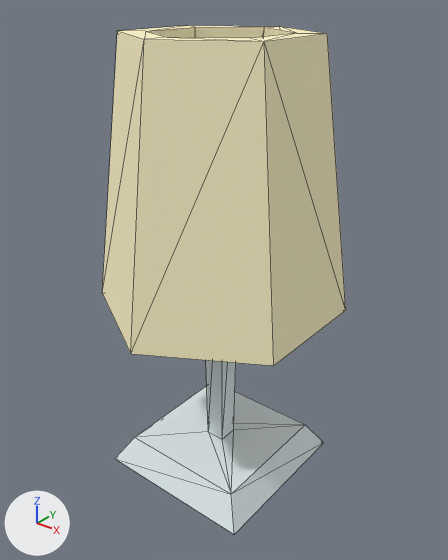
One commit to the glTF model assets/props/furniture/lampRoundTable.glb: the scene before it, then after it.
Both versions are drawn from a camera (50 mm lens) standing at (0.307, -0.244, 0.342) and looking at (0.063, 0.06, 0.154). The axes (+X, +Y, +Z) are drawn at lower left. The lights are the same throughout. The first picture is the older version. Mesh edges are drawn as thin lines. Vertices at exactly the same position are counted once.

Names of what the first picture shows: 'lampRoundTable(Clone)'.
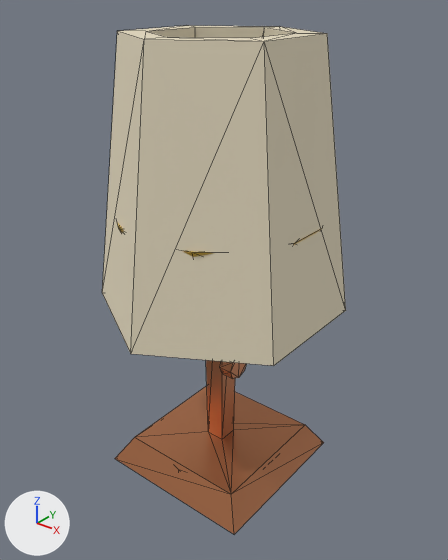
Where the change shows, as pixel boxes (x1, y1, x2, y2) in the pictures (448 x 560 px):
part 1 of me_mesh_lamproundtable, added
    after: (220, 361, 246, 379)
part 2 of me_mesh_lamproundtable, added (mostly hidden)
    after: (117, 222, 322, 257)
part 3 of me_mesh_lamproundtable, recoloured (white to orange)
    both: (115, 360, 324, 534)
part 4 of me_mesh_lamproundtable, recoloured
    both: (102, 25, 346, 366)

Patch to the scene script:
```diff
--- a/assets/props/furniture/lampRoundTable.glb.py
+++ b/assets/props/furniture/lampRoundTable.glb.py
@@ mat_copper_007 @@
+mat_copper_007 = principled_material('copper.007')
+mat_copper_007.base_color = (0.55, 0.22, 0.1)  # orange #c48159
+mat_copper_007.metallic = 0.7
+mat_copper_007.roughness = 0.35
@@ mat_cream_007 @@
+mat_cream_007 = principled_material('cream.007')
+mat_cream_007.base_color = (0.78, 0.7, 0.52)  # beige #e5dabf
+mat_cream_007.roughness = 0.8
@@ mat_mustard_007 @@
+mat_mustard_007 = principled_material('mustard.007')
+mat_mustard_007.base_color = (0.62, 0.38, 0.04)  # yellow #cea638
+mat_mustard_007.roughness = 0.6
@@ mat_oakdark_007 @@
+mat_oakdark_007 = principled_material('oakDark.007')
+mat_oakdark_007.base_color = (0.27, 0.14, 0.055)  # brown #8e6942
+mat_oakdark_007.roughness = 0.6
@@ me_mesh_lamproundtable @@
 # used by ob_lamproundtable_clone; location = (0.0, 0.0, 0.0)
-me_mesh_lamproundtable.from_pydata(...)  # 40 vertices, 76 faces; spans x -0.016..0.136, y -0.028..0.148, z 0.0..0.314
+me_mesh_lamproundtable.from_pydata(...)  # 112 vertices, 208 faces; spans x -0.016..0.136, y -0.028..0.148, z 0.0..0.314
+# me_mesh_lamproundtable part 1: a new loose piece, an 8-sided cylinder along x spanning x 0.067..0.077, y 0.05..0.07, z 0.078..0.098, in mat_copper_007 (orange #c48159)
+# me_mesh_lamproundtable part 2: a new loose piece, a 14-sided cut cone along z (radius 0.062 at the low end, 0.07 at the high end) spanning x -0.008..0.128, y -0.01..0.13, z 0.187..0.203, in mat_mustard_007 (yellow #cea638)
+# me_mesh_lamproundtable part 3: 28 faces spanning x 0.0..0.12, y 0.0..0.12, z 0.0..0.215 switch from mat_metal (white #dfeaec) to mat_copper_007 (orange #c48159)
+# me_mesh_lamproundtable part 4: 48 faces spanning x -0.016..0.136, y -0.028..0.148, z 0.136..0.314 switch from mat_lamp (beige #fff5ca) to mat_cream_007 (beige #e5dabf)
+# other edits to the shape of me_mesh_lamproundtable do not show in these pictures
+me_mesh_lamproundtable.materials.append(mat_mustard_007)  # yellow #cea638
+me_mesh_lamproundtable.materials.append(mat_oakdark_007)  # brown #8e6942
```
